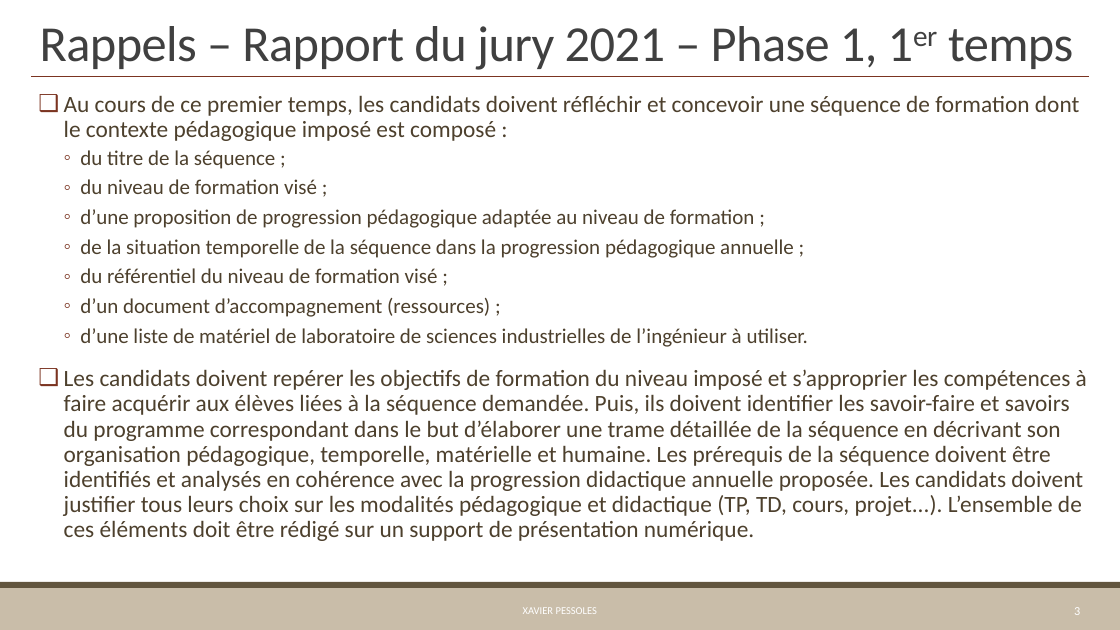
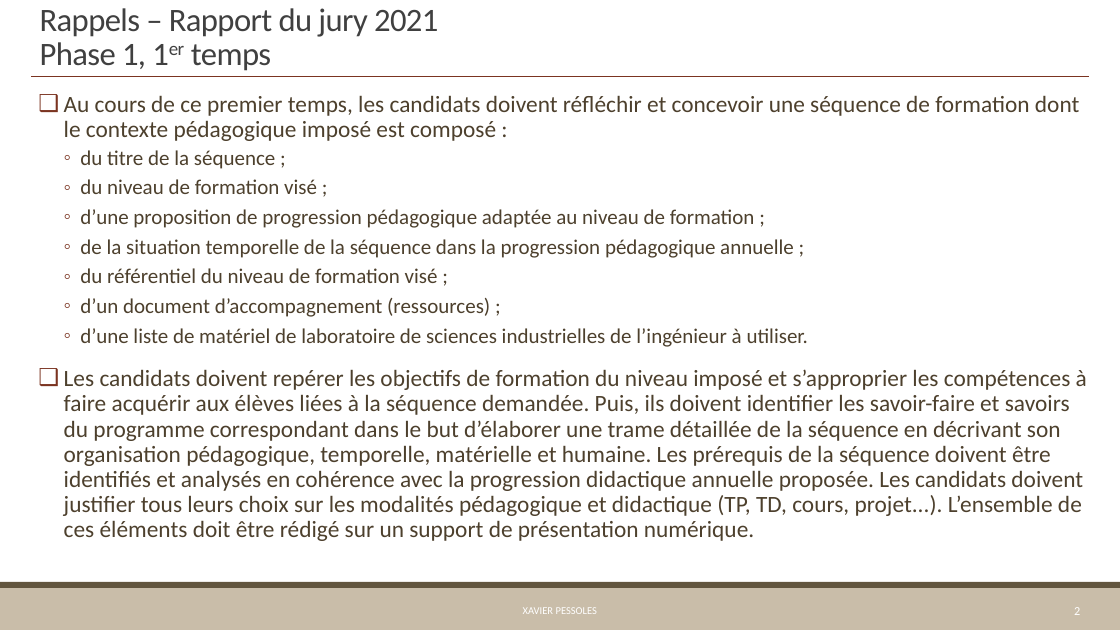
Before and after one commit to xpessoles/Preparation_Agregation, a slide deck: slide 2 of SujetsApplicationsPedagogiques/Trame_Transversal.pptx (slide 3 before the commit). Drawn at 1120x630 pixels with LibreOffice and Linux fonts; fonts in the diff are those of the drawing. Boxes give left, top, right and bottom in pixels: in the first picture for what was removed or moved away, otherwise in the second. Text is boxed around its words. In the diff, an @@ line names an element or a change of style, - is before the commit and + after.

```diff
--- a/SujetsApplicationsPedagogiques/Trame_Transversal.pptx
+++ b/SujetsApplicationsPedagogiques/Trame_Transversal.pptx
@@ title at (40,8,438,71): text changed; size 43.2 to 28 pt @@
-Rappels – Rapport du jury 2021 – Phase 1, 1er temps
+Rappels – Rapport du jury 2021
+Phase 1, 1er temps
```
Also in this commit, not shown: 1 other slide changed, 12 slides added, 2 other files.
